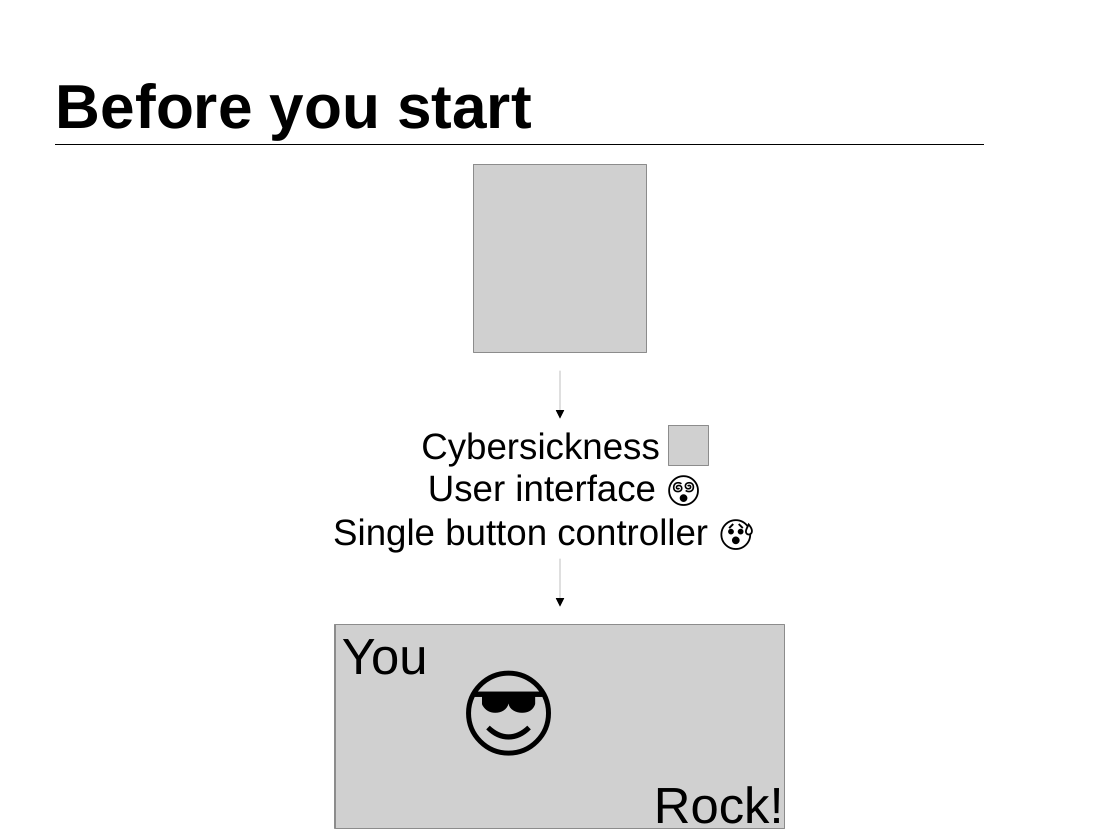
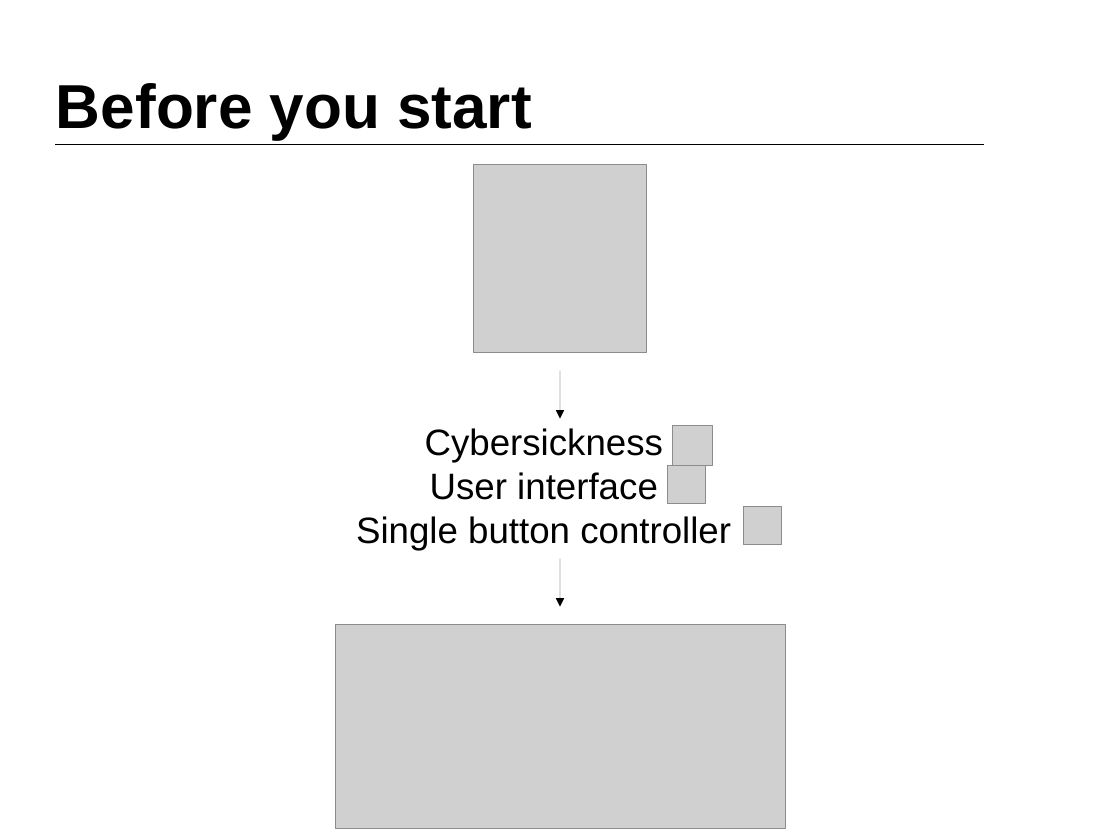
Before and after one commit to quentinleguennec/presentations, a slide deck: slide 11 of openoffice/droidcon_london_2016.odp (slide 12 before the commit). Drawn at 1120x840 pixels with LibreOffice and Linux fonts; fonts in the diff are those of the drawing; grey boxes stand for pictures. Boxes give left, top, right and bottom in pixels: in the first picture for what was removed or moved away, otherwise in the second. Text is boxed around its words. In the diff, an @@ line names an element or a change of style, - is before the commit and + after.

Commit message:
Changed emoji to image

```diff
--- a/openoffice/droidcon_london_2016.odp
+++ b/openoffice/droidcon_london_2016.odp
@@ title at <box>356,428,731,550</box>: text changed @@
-User interface 😵
-Single button controller 😰
+Cybersickness
+User interface
+Single button controller
@@ title removed at <box>421,432,660,466</box> @@
-Cybersickness
@@ picture: place and size @@
-picture at <box>669,426,708,465</box>
+picture at <box>673,426,712,465</box>
@@ picture added at <box>668,465,705,503</box> @@
@@ picture added at <box>744,506,782,544</box> @@
@@ text removed at <box>342,639,428,675</box> @@
-You
@@ text removed at <box>424,636,608,760</box> @@
-😎
@@ text removed at <box>654,786,784,834</box> @@
-Rock!
```
Also in this commit, not shown: 2 other slides changed, 1 slide removed.
